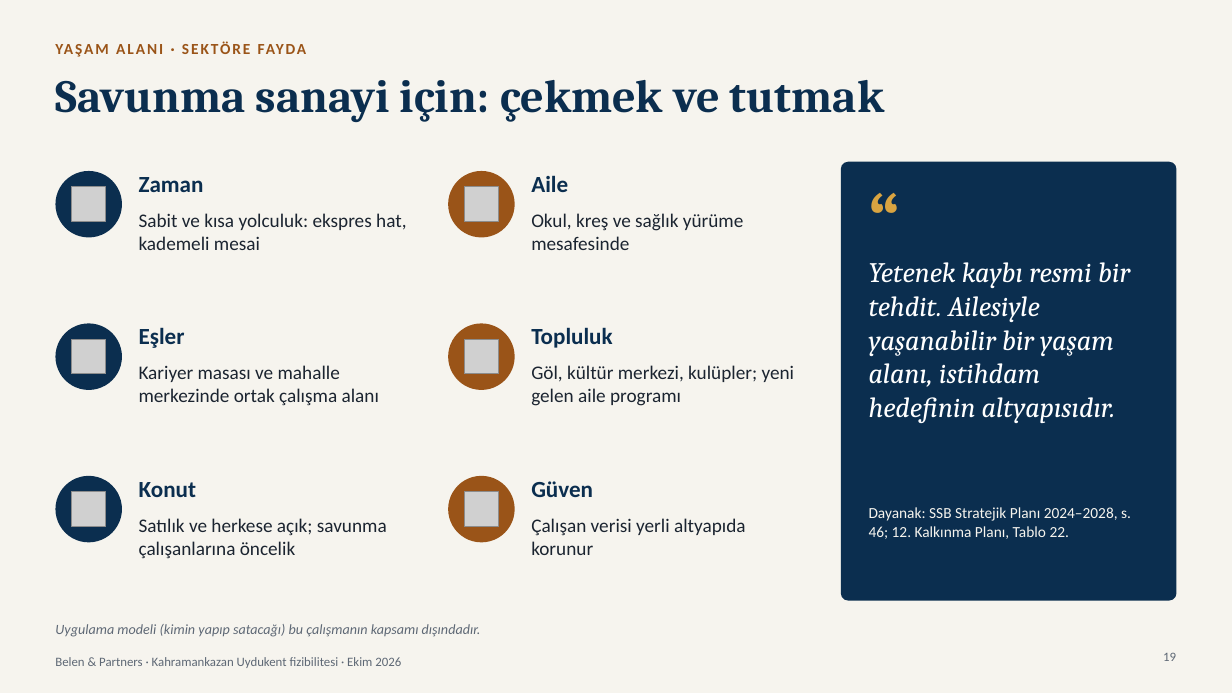
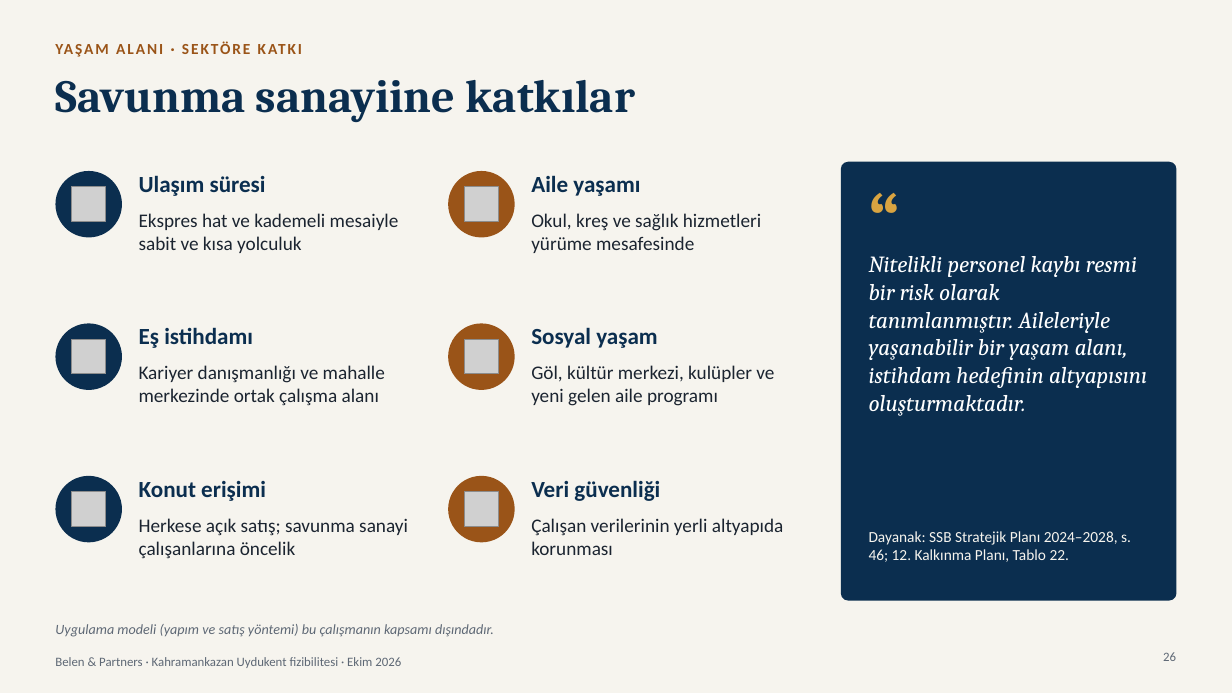
Before and after one commit to modularbelen-del/sunum, a slide deck: slide 26 of reports/Kahramankazan Uydukent sunumu.pptx (slide 19 before the commit). Drawn at 1232x693 pixels with LibreOffice and Linux fonts; fonts in the diff are those of the drawing; grey boxes stand for pictures. Boxes give left, top, right and bottom in pixels: in the first picture for what was removed or moved away, otherwise in the second. Text is boxed around its words. In the diff, an @@ line names an element or a change of style, - is before the commit and + after.

```diff
--- a/reports/Kahramankazan Uydukent sunumu.pptx
+++ b/reports/Kahramankazan Uydukent sunumu.pptx
@@ text at bbox=[55, 39, 887, 67]: text changed @@
-YAŞAM ALANI · SEKTÖRE FAYDA
+YAŞAM ALANI · SEKTÖRE KATKI
@@ title at bbox=[55, 80, 635, 122]: text changed @@
-Savunma sanayi için: çekmek ve tutmak
+Savunma sanayiine katkılar
@@ text at bbox=[139, 175, 266, 196]: text changed @@
-Zaman
+Ulaşım süresi
@@ text at bbox=[531, 175, 640, 196]: text changed @@
-Aile
+Aile yaşamı
@@ text at bbox=[139, 213, 399, 253]: text changed @@
-Sabit ve kısa yolculuk: ekspres hat, kademeli mesai
+Ekspres hat ve kademeli mesaiyle sabit ve kısa yolculuk
@@ text at bbox=[531, 213, 761, 253]: text changed @@
-Okul, kreş ve sağlık yürüme mesafesinde
+Okul, kreş ve sağlık hizmetleri yürüme mesafesinde
@@ text at bbox=[869, 256, 1147, 416]: text changed; size 22 to 18 pt @@
-Yetenek kaybı resmi bir tehdit. Ailesiyle yaşanabilir bir yaşam alanı, istihdam hedefinin altyapısıdır.
+Nitelikli personel kaybı resmi bir risk olarak tanımlanmıştır. Aileleriyle yaşanabilir bir yaşam alanı, istihdam hedefinin altyapısını oluşturmaktadır.
@@ text at bbox=[139, 327, 253, 348]: text changed @@
-Eşler
+Eş istihdamı
@@ text at bbox=[531, 327, 657, 348]: text changed @@
-Topluluk
+Sosyal yaşam
@@ text at bbox=[139, 365, 385, 406]: text changed @@
-Kariyer masası ve mahalle merkezinde ortak çalışma alanı
+Kariyer danışmanlığı ve mahalle merkezinde ortak çalışma alanı
@@ text at bbox=[531, 365, 774, 406]: text changed @@
-Göl, kültür merkezi, kulüpler; yeni gelen aile programı
+Göl, kültür merkezi, kulüpler ve yeni gelen aile programı
@@ text at bbox=[139, 481, 266, 501]: text changed @@
-Konut
+Konut erişimi
@@ text at bbox=[531, 480, 660, 501]: text changed @@
-Güven
+Veri güvenliği
@@ text at bbox=[139, 518, 408, 558]: text changed @@
-Satılık ve herkese açık; savunma çalışanlarına öncelik
+Herkese açık satış; savunma sanayi çalışanlarına öncelik
@@ text at bbox=[531, 518, 784, 555]: text changed @@
-Çalışan verisi yerli altyapıda korunur
+Çalışan verilerinin yerli altyapıda korunması
@@ text "Dayanak: SSB Stratejik Planı 2024–2028, ...": place and size @@
-text "Dayanak: SSB Stratejik Planı 2024–2028, ..." at bbox=[869, 507, 1131, 539]
+text "Dayanak: SSB Stratejik Planı 2024–2028, ..." at bbox=[869, 531, 1131, 562]
@@ text at bbox=[55, 624, 494, 637]: text changed @@
-Uygulama modeli (kimin yapıp satacağı) bu çalışmanın kapsamı dışındadır.
+Uygulama modeli (yapım ve satış yöntemi) bu çalışmanın kapsamı dışındadır.
@@ page number at bbox=[1163, 652, 1176, 661]: text changed @@
-19
+26
```
Also in this commit, not shown: 22 other slides changed, 7 slides added, 19 other files.
